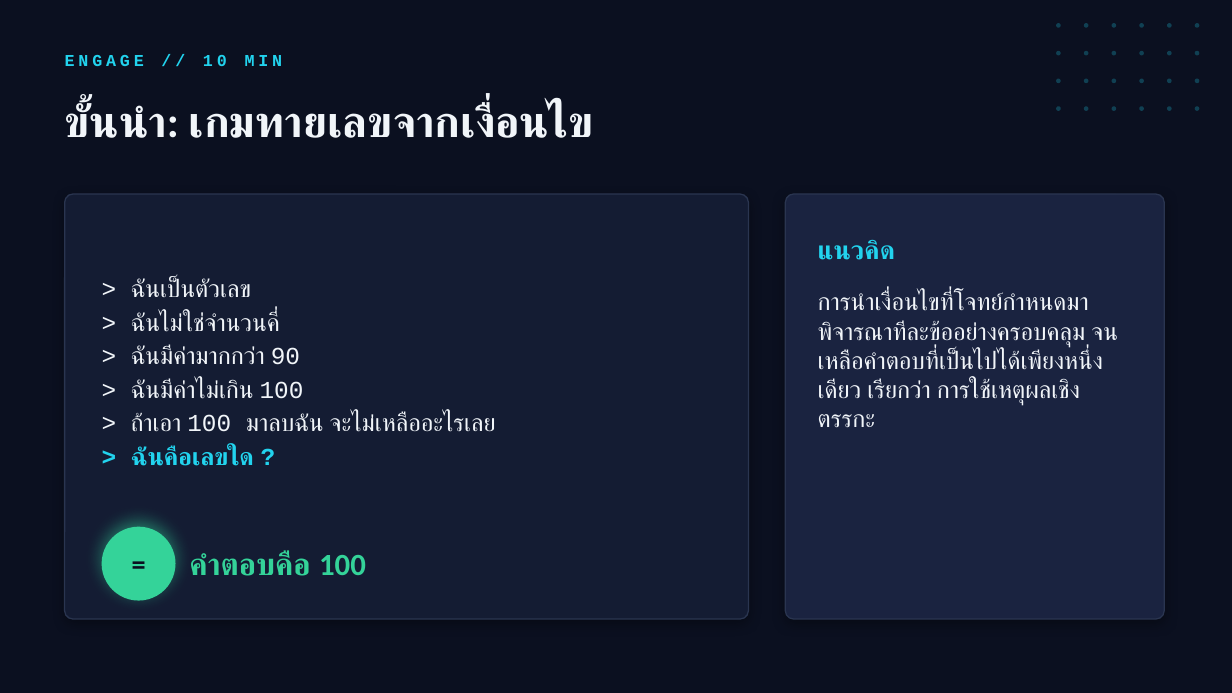
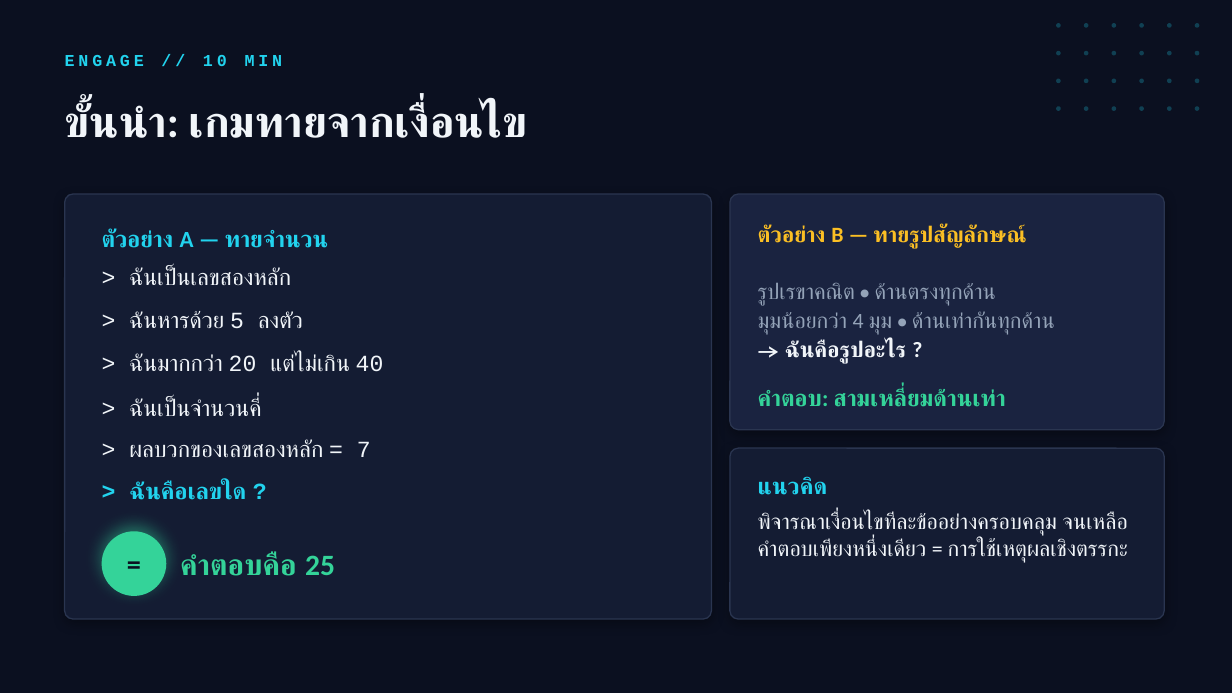
Before and after one commit to keecpe10/FlowQuest, a slide deck: slide 3 of สไลด์สอน_ซูโดกุ_ป5.pptx. Drawn at 1232x693 pixels with LibreOffice and Linux fonts; fonts in the diff are those of the drawing. Boxes give left, top, right and bottom in pixels: in the first picture for what was removed or moved away, otherwise in the second. Text is boxed around its words. In the diff, an @@ line names an element or a change of style, - is before the commit and + after.

```diff
--- a/สไลด์สอน_ซูโดกุ_ป5.pptx
+++ b/สไลด์สอน_ซูโดกุ_ป5.pptx
@@ text at box(65, 103, 528, 138): text changed @@
-ขั้นนำ: เกมทายเลขจากเงื่อนไข
+ขั้นนำ: เกมทายจากเงื่อนไข
@@ rounded rectangle: place and size @@
-rounded rectangle at box(65, 194, 749, 619)
+rounded rectangle at box(65, 194, 712, 619)
@@ rounded rectangle: place and size @@
-rounded rectangle at box(786, 194, 1165, 619)
+rounded rectangle at box(730, 194, 1165, 430)
@@ rounded rectangle at box(730, 194, 1165, 430): proportions changed @@
@@ text added at box(102, 228, 328, 248), 18 pt, text #22D3EE, bold @@
+ตัวอย่าง A — ทายจำนวน
@@ text added at box(758, 224, 1025, 248), 17 pt, text #FBBF24, bold @@
+ตัวอย่าง B — ทายรูปสัญลักษณ์
@@ text added at box(129, 266, 291, 285), 18 pt, text #F1F5F9 @@
+> ฉันเป็นเลขสองหลัก
@@ text removed at box(131, 278, 496, 466) @@
-> ฉันเป็นตัวเลข
-> ฉันไม่ใช่จำนวนคี่
-> ฉันมีค่ามากกว่า 90
-> ฉันมีค่าไม่เกิน 100
-> ถ้าเอา 100 มาลบฉัน จะไม่เหลืออะไรเลย
-> ฉันคือเลขใด ?
@@ text added at box(758, 283, 1055, 364), 17 pt, text #94A3B8 @@
+รูปเรขาคณิต • ด้านตรงทุกด้าน
+มุมน้อยกว่า 4 มุม • ด้านเท่ากันทุกด้าน
+→ ฉันคือรูปอะไร ?
@@ text added at box(129, 311, 303, 328), 18 pt, text #F1F5F9 @@
+> ฉันหารด้วย 5 ลงตัว
@@ text added at box(129, 353, 384, 372), 18 pt, text #F1F5F9 @@
+> ฉันมากกว่า 20 แต่ไม่เกิน 40
@@ text added at box(758, 388, 1006, 407), 18 pt, text #34D399, bold @@
+คำตอบ: สามเหลี่ยมด้านเท่า
@@ text added at box(129, 398, 261, 416), 18 pt, text #F1F5F9 @@
+> ฉันเป็นจำนวนคี่
@@ text added at box(129, 439, 371, 457), 18 pt, text #F1F5F9 @@
+> ผลบวกของเลขสองหลัก = 7
@@ rounded rectangle added at box(730, 448, 1165, 619), fill #141C33, outline #2A3550 1 pt @@
@@ text "แนวคิด": place and size @@
-text "แนวคิด" at box(818, 240, 895, 260)
+text "แนวคิด" at box(758, 476, 828, 495)
@@ text "แนวคิด" at box(758, 476, 828, 495): size 20 to 18 pt @@
@@ text added at box(129, 481, 246, 500), 18 pt, text #22D3EE, bold @@
+> ฉันคือเลขใด ?
@@ ellipse: place and size @@
-ellipse at box(102, 527, 176, 601)
+ellipse at box(102, 531, 166, 596)
@@ text "=" rewrapped from box(102, 527, 176, 601) to box(102, 531, 166, 596) @@
@@ text at box(758, 512, 1128, 563): text changed; size 19 to 17 pt @@
-การนำเงื่อนไขที่โจทย์กำหนดมาพิจารณาทีละข้ออย่างครอบคลุม จนเหลือคำตอบที่เป็นไปได้เพียงหนึ่งเดียว เรียกว่า การใช้เหตุผลเชิงตรรกะ
+พิจารณาเงื่อนไขทีละข้ออย่างครอบคลุม จนเหลือคำตอบเพียงหนึ่งเดียว = การใช้เหตุผลเชิงตรรกะ
@@ text at box(180, 552, 335, 576): text changed; size 24 to 23 pt @@
-คำตอบคือ 100
+คำตอบคือ 25
```
Also in this commit, not shown: 3 other slides changed, 2 slides added, 48 other files.
